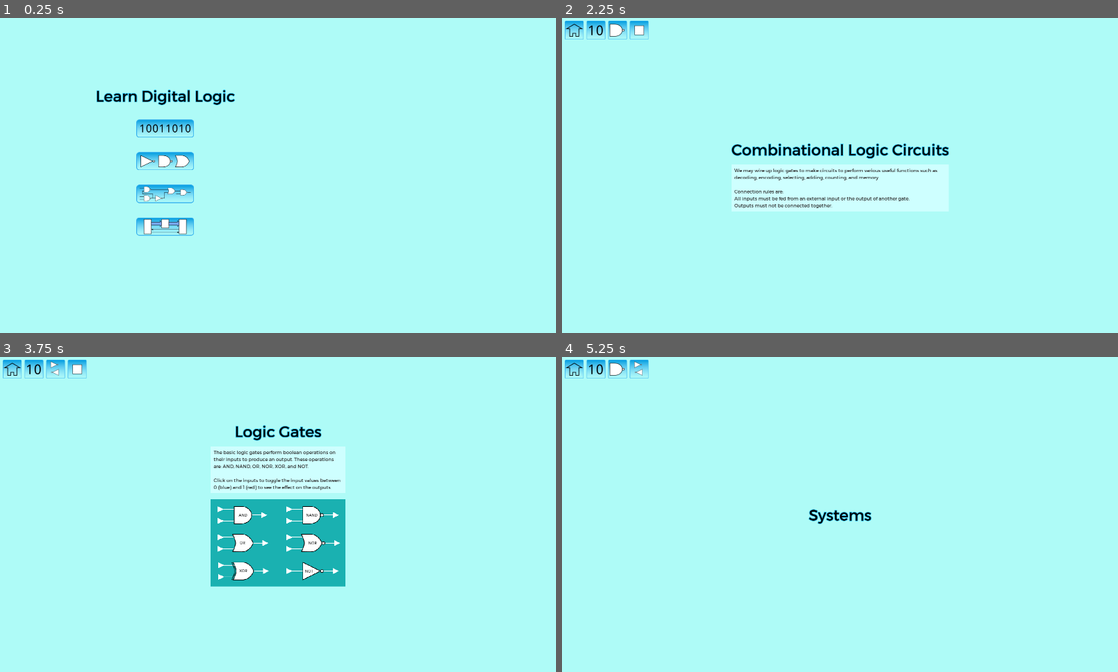
Above: before the commit, frames 1-4 (two rows, left to right).
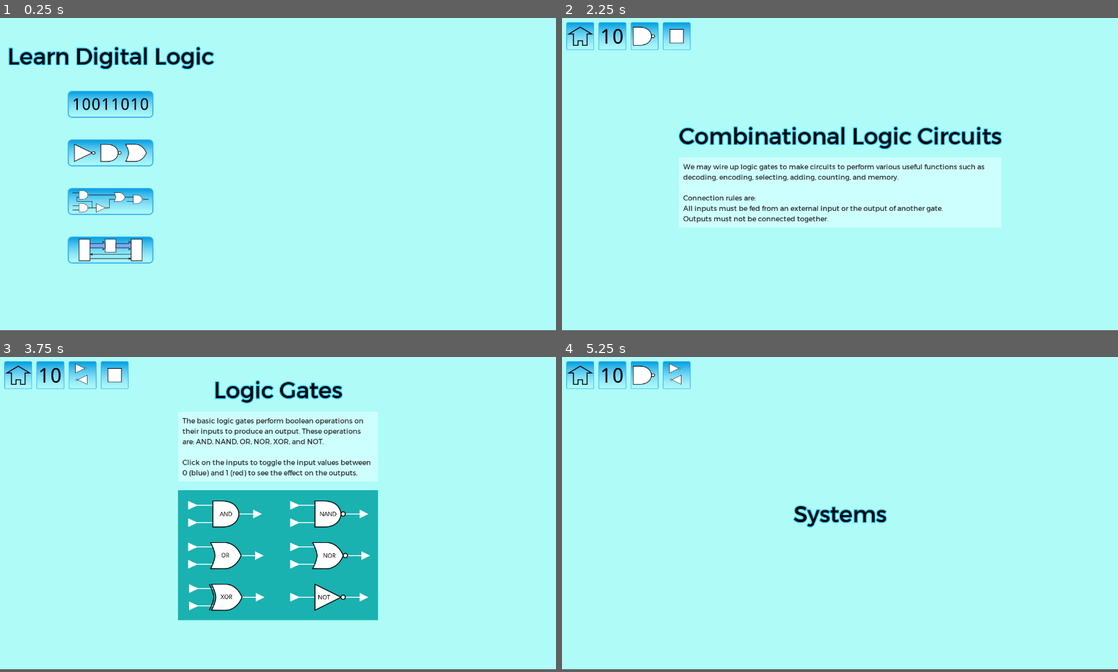
Above: after the commit, the same moments.

Repository: andrew-wilkes/digital-logic
Game: Godot game, scene res://Main.tscn
Same seed, same stepped clock (60 frames per second), same inputs: the game is played once before the commit and once after it.
Inputs (mouse positions are in pixels of both pictures, inside the frame that each line leads up to; where the layout moved, square brackets give the same spot in the first picture):
- Up to frame 1 (0.25 s): no input
- Up to frame 2 (2.25 s): click (673, 106) [728, 128] at 0.5 s; click (578, 36) [573, 30] at 1.25 s; click (673, 203) [728, 194] at 2 s
- Up to frame 3 (3.75 s): click (16, 375) [11, 369] at 2.75 s; click (111, 492) [166, 501] at 3.5 s
- Up to frame 4 (5.25 s): click (578, 375) [573, 369] at 4.25 s; click (673, 590) [728, 564] at 5 s
In our replay, the window is 800x454 before the commit and 800x450 after it. These sizes can differ from the game's own. Grey fills any space a smaller window leaves; there, only what the larger window draws over its background counts as a difference.

The runs differ from the first frame. In frame 1, 7.7% of the frame differs, in the area x 1-43%, y 9-78%; in frame 2, 13%; in frame 3, 20%, in the area x 0-68%, y 0-84%; in frame 4, 2.1%.

Commit message:
Create Logic scene

Diff:
--- a/game/Circuit.gd
+++ b/game/Circuit.gd
@@ -1,4 +1,4 @@
-extends Node2D
+extends Control
 
 const DEBUG = false
 const CELL_MARGIN = 4
--- a/game/Circuit.tscn
+++ b/game/Circuit.tscn
@@ -7,8 +7,11 @@
 [sub_resource type="RectangleShape2D" id=1]
 extents = Vector2( 833, 444 )
 
-[node name="Circuit" type="Node2D"]
+[node name="Circuit" type="Control"]
 script = ExtResource( 2 )
+__meta__ = {
+"_edit_use_anchors_": false
+}
 
 [node name="Wires" type="Node2D" parent="."]
 
@@ -31,7 +34,6 @@
 region_rect = Rect2( 125, 80, 20, 20 )
 
 [node name="Popup" type="AcceptDialog" parent="."]
-visible = true
 margin_right = 348.0
 margin_bottom = 58.0
 dialog_text = "Unstable circuit. Connection removed."
--- a/game/Circuits.tscn
+++ b/game/Circuits.tscn
@@ -20,12 +20,15 @@
 anchor_top = 0.5
 anchor_right = 0.5
 anchor_bottom = 0.5
-margin_left = -20.0
-margin_top = -20.0
-margin_right = 20.0
-margin_bottom = 20.0
+margin_left = -418.948
+margin_top = -214.411
+margin_right = 324.052
+margin_bottom = 6.58899
 custom_constants/separation = 20
 script = ExtResource( 2 )
+__meta__ = {
+"_edit_use_anchors_": false
+}
 
 [node name="Label" type="Label" parent="VBox"]
 margin_right = 743.0
--- /dev/null
+++ b/game/Logic.tscn
@@ -0,0 +1,94 @@
+[gd_scene load_steps=6 format=2]
+
+[ext_resource path="res://Buttons.tscn" type="PackedScene" id=1]
+[ext_resource path="res://assets/subtitle_font.tres" type="DynamicFont" id=2]
+[ext_resource path="res://assets/title_font.tres" type="DynamicFont" id=3]
+[ext_resource path="res://TextPanel.tscn" type="PackedScene" id=4]
+[ext_resource path="res://Circuit.tscn" type="PackedScene" id=5]
+
+[node name="Logic" type="MarginContainer"]
+anchor_right = 1.0
+anchor_bottom = 1.0
+mouse_filter = 2
+custom_constants/margin_right = 10
+custom_constants/margin_top = 10
+custom_constants/margin_left = 10
+custom_constants/margin_bottom = 10
+__meta__ = {
+"_edit_use_anchors_": false
+}
+
+[node name="VBox2" type="VBoxContainer" parent="."]
+margin_left = 10.0
+margin_top = 10.0
+margin_right = 1270.0
+margin_bottom = 710.0
+mouse_filter = 2
+__meta__ = {
+"_edit_use_anchors_": false
+}
+
+[node name="HBox" type="HBoxContainer" parent="VBox2"]
+margin_right = 1260.0
+margin_bottom = 294.0
+size_flags_horizontal = 3
+custom_constants/separation = 20
+
+[node name="VBox" type="VBoxContainer" parent="VBox2/HBox"]
+margin_right = 360.0
+margin_bottom = 294.0
+custom_constants/separation = 20
+
+[node name="Buttons" parent="VBox2/HBox/VBox" instance=ExtResource( 1 )]
+anchor_right = 0.0
+anchor_bottom = 0.0
+margin_left = 0.0
+margin_top = 0.0
+margin_right = 360.0
+margin_bottom = 64.0
+page_id = 3
+
+[node name="Buttons2" parent="VBox2/HBox/VBox" instance=ExtResource( 1 )]
+anchor_right = 0.0
+anchor_bottom = 0.0
+margin_left = 0.0
+margin_top = 84.0
+margin_right = 360.0
+margin_bottom = 148.0
+page_id = 3
+
+[node name="VBox2" type="VBoxContainer" parent="VBox2/HBox"]
+margin_left = 380.0
+margin_right = 1260.0
+margin_bottom = 294.0
+size_flags_horizontal = 3
+custom_constants/separation = 20
+__meta__ = {
+"_edit_use_anchors_": false
+}
+
+[node name="Label" type="Label" parent="VBox2/HBox/VBox2"]
+margin_right = 880.0
+margin_bottom = 64.0
+custom_fonts/font = ExtResource( 3 )
+custom_colors/font_color = Color( 0, 0, 0, 1 )
+text = "Flip Flops"
+
+[node name="Label2" type="Label" parent="VBox2/HBox/VBox2"]
+margin_top = 84.0
+margin_right = 880.0
+margin_bottom = 137.0
+custom_fonts/font = ExtResource( 2 )
+custom_colors/font_color = Color( 0, 0.172549, 0.580392, 1 )
+text = "Subtitle"
+
+[node name="TextPanel" parent="VBox2/HBox/VBox2" instance=ExtResource( 4 )]
+margin_top = 157.0
+margin_right = 880.0
+margin_bottom = 294.0
+text = "We may wire up logic gates to make circuits to perform various useful functions such as decoding, encoding, selecting, adding, counting, and memory."
+
+[node name="Circuit" parent="VBox2" instance=ExtResource( 5 )]
+margin_top = 298.0
+margin_right = 1260.0
+margin_bottom = 298.0
--- a/game/Main.tscn
+++ b/game/Main.tscn
@@ -20,10 +20,10 @@
 }
 
 [node name="VBox" type="VBoxContainer" parent="."]
-margin_left = 712.0
-margin_top = 284.0
-margin_right = 1188.0
-margin_bottom = 796.0
+margin_left = 402.0
+margin_top = 104.0
+margin_right = 878.0
+margin_bottom = 616.0
 custom_constants/separation = 50
 
 [node name="Label" type="Label" parent="VBox"]
--- a/game/Numbers.tscn
+++ b/game/Numbers.tscn
@@ -6,7 +6,8 @@
 [ext_resource path="res://TextPanel.tscn" type="PackedScene" id=4]
 [ext_resource path="res://Buttons.tscn" type="PackedScene" id=5]
 [ext_resource path="res://center.gd" type="Script" id=6]
-[ext_resource path="res://assets/big_button_font.tres" type="DynamicFont" id=7]
+[ext_resource path="res://assets/subtitle_font.tres" type="DynamicFont" id=7]
+
 
 [node name="Numbers" type="Control"]
 anchor_right = 1.0
--- a/game/assets/big_button_font.tres
+++ b/game/assets/subtitle_font.tres
@@ -3,6 +3,6 @@
 [ext_resource path="res://assets/Montserrat-Regular.ttf" type="DynamicFontData" id=1]
 
 [resource]
-size = 32
+size = 43
 outline_color = Color( 0.819608, 0.831373, 0.819608, 1 )
 font_data = ExtResource( 1 )
--- a/game/project.godot
+++ b/game/project.godot
@@ -48,8 +48,8 @@
 
 [display]
 
-window/size/width=1900
-window/size/height=1080
+window/size/width=1280
+window/size/height=720
 window/stretch/aspect="keep"
 
 [rendering]
Not shown, added: social/unstable-circuit.png
